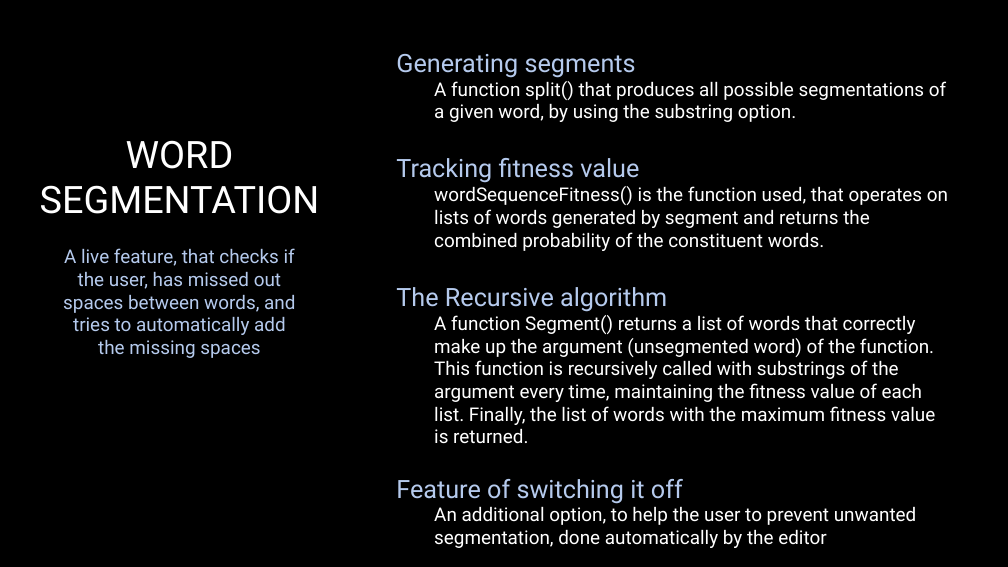
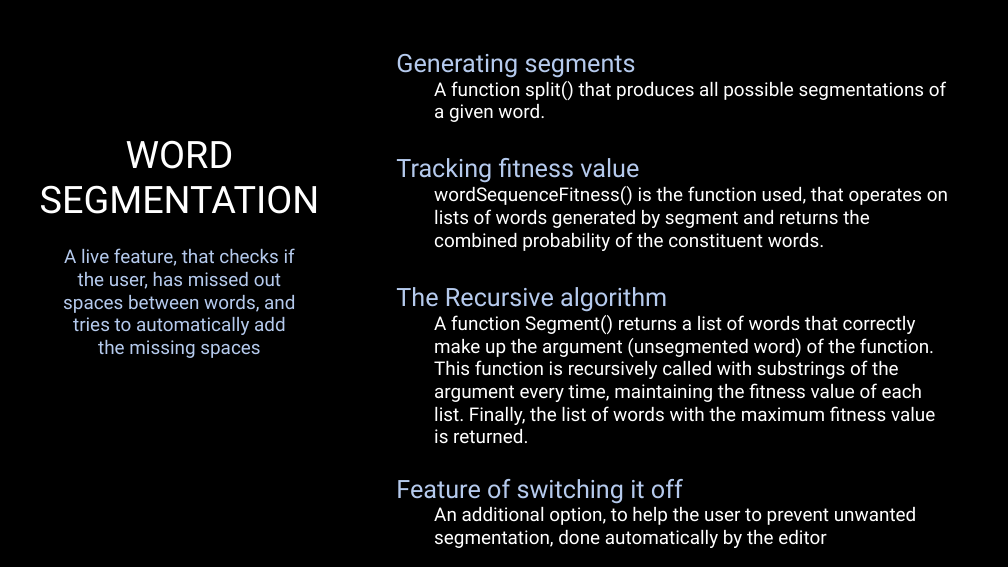
Before and after one commit to Tushar-Naik/NLP, a slide deck: slide 8 of Integrated Text Editor New.pptx. Drawn at 1008x567 pixels with LibreOffice and Linux fonts; fonts in the diff are those of the drawing; background and template pictures are left out. Boxes give left, top, right and bottom in pixels: in the first picture for what was removed or moved away, otherwise in the second. Text is boxed around its words. In the diff, an @@ line names an element or a change of style, - is before the commit and + after.

```diff
--- a/Integrated Text Editor New.pptx
+++ b/Integrated Text Editor New.pptx
@@ text at box(434, 81, 946, 122): text changed @@
-  A function split() that produces all possible segmentations of a given word, by using the substring option.
+  A function split() that produces all possible segmentations of a given word.
```
Also in this commit, not shown: 7 other slides changed, 1 slide removed.
